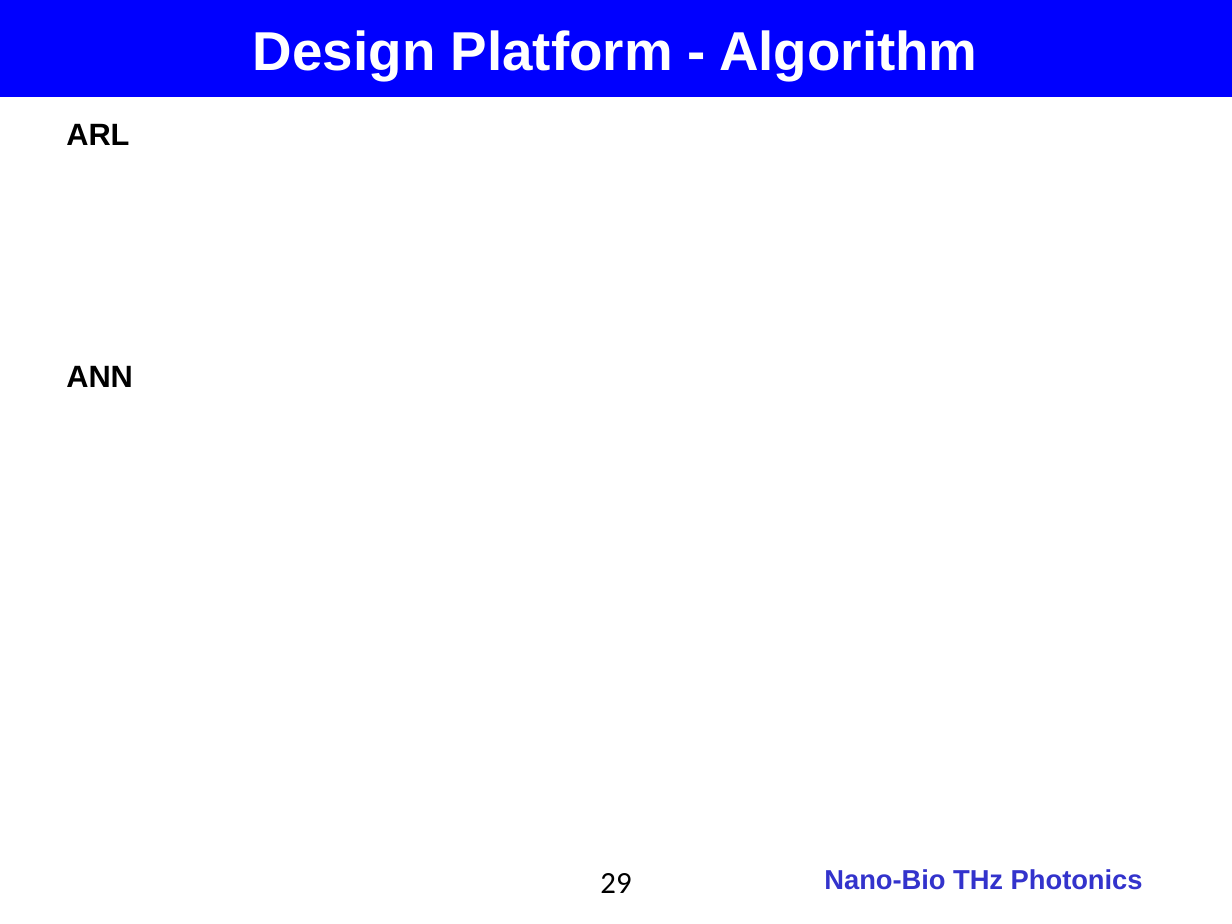
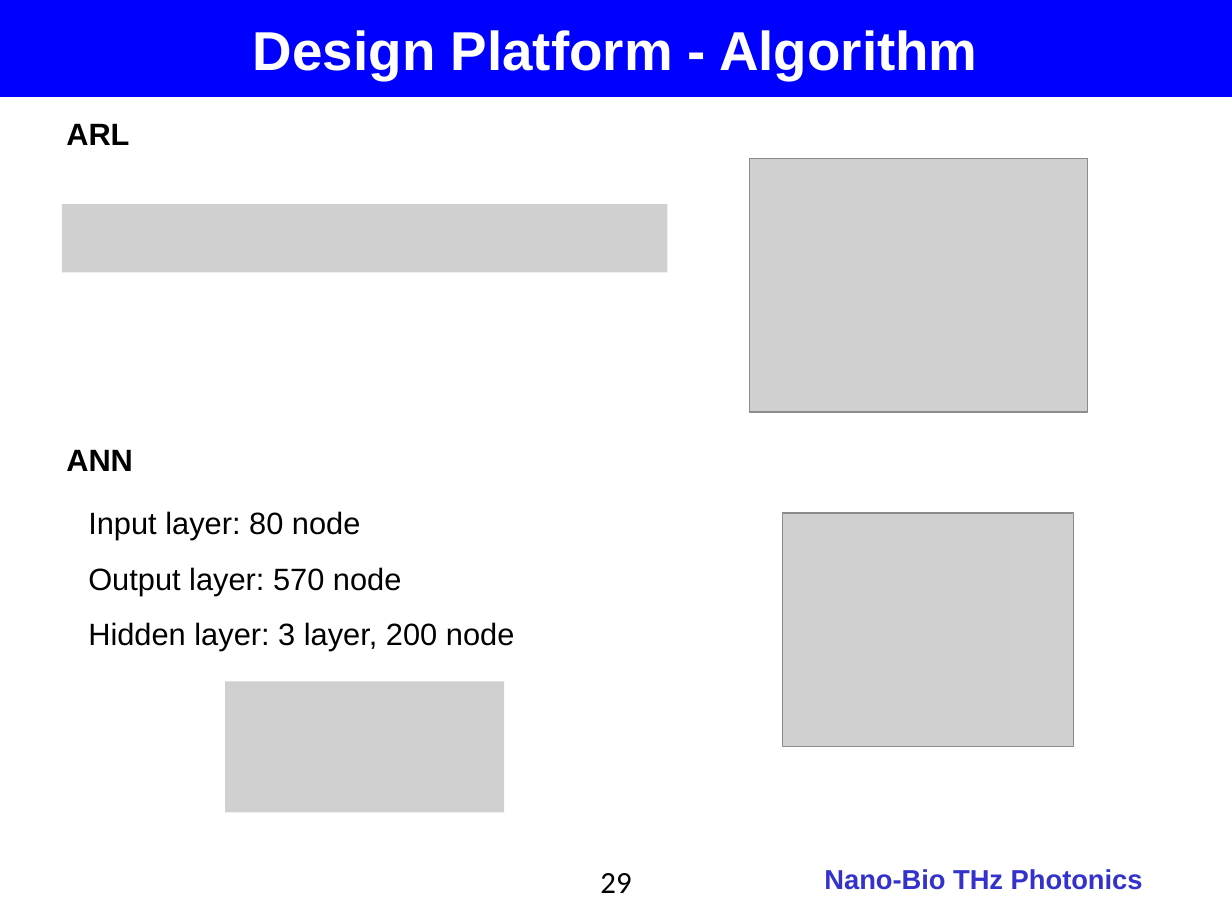
Before and after one commit to jglee96/NBTP_Lab, a slide deck: slide 29 of 개인/석사학위논문/Thesis_Presentation.pptx. Drawn at 1232x924 pixels with LibreOffice and Linux fonts; fonts in the diff are those of the drawing; grey boxes stand for pictures; background and template pictures are left out. Boxes give left, top, right and bottom in pixels: in the first picture for what was removed or moved away, otherwise in the second. Text is boxed around its words. In the diff, an @@ line names an element or a change of style, - is before the commit and + after.

```diff
--- a/개인/석사학위논문/Thesis_Presentation.pptx
+++ b/개인/석사학위논문/Thesis_Presentation.pptx
@@ picture added at (x1=750, y1=159, x2=1088, y2=413) @@
@@ picture added at (x1=62, y1=205, x2=668, y2=274) @@
@@ text "ANN" moved from (x1=66, y1=365, x2=133, y2=387) to (x1=66, y1=449, x2=133, y2=471) @@
@@ text added at (x1=88, y1=511, x2=514, y2=651), 18 pt, text #000000 @@
+Input layer: 80 node
+Output layer: 570 node
+Hidden layer: 3 layer, 200 node
@@ picture added at (x1=782, y1=513, x2=1074, y2=747) @@
@@ picture added at (x1=225, y1=681, x2=504, y2=812) @@
```
Also in this commit, not shown: 4 other slides changed, 23 other files.
